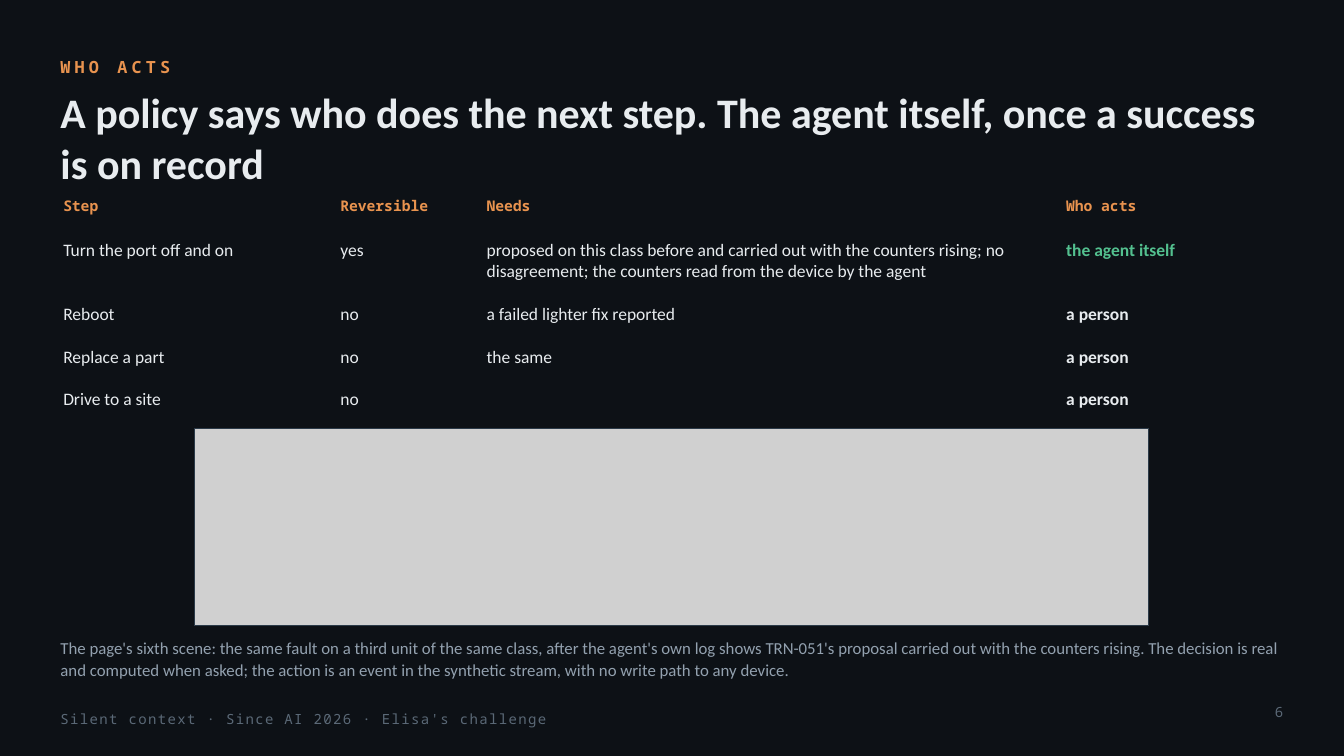
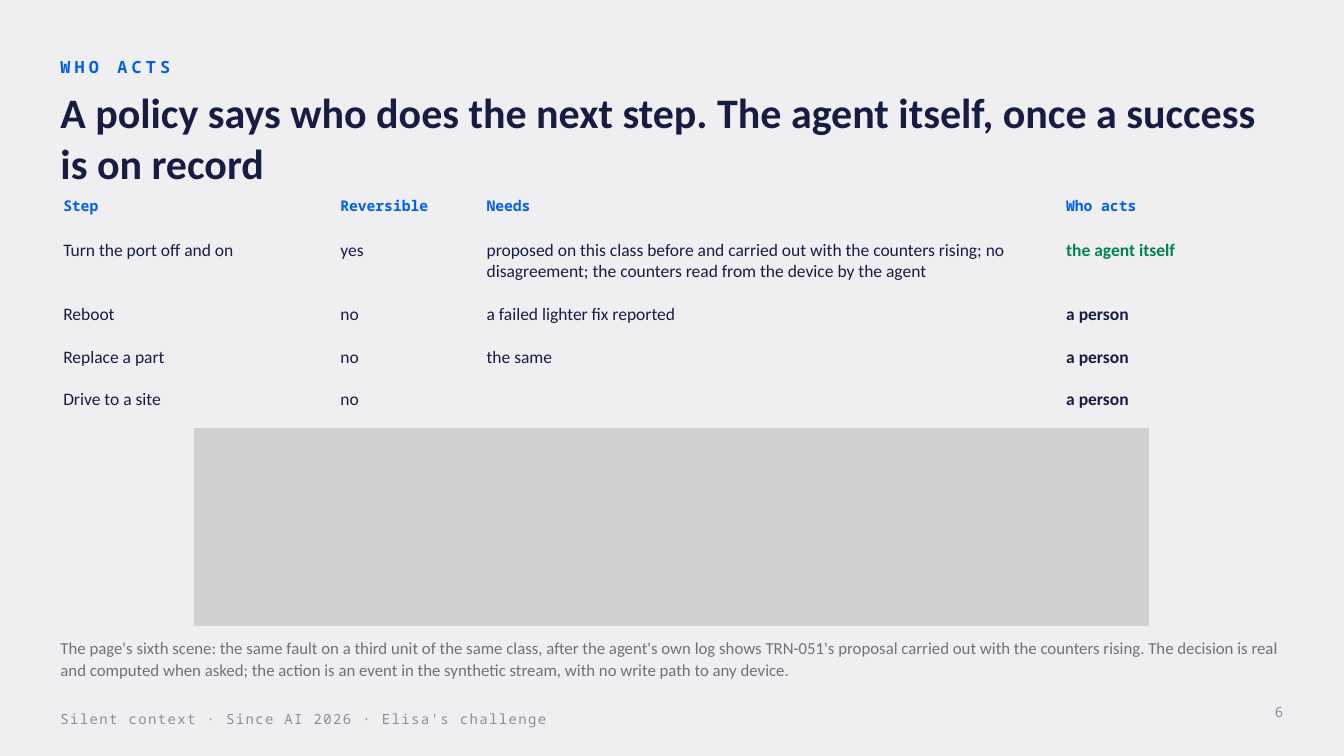
Before and after one commit to pkorrrhonen-cmd/silent-context, a slide deck: slide 6 of docs/slides/silent-context.pptx. Drawn at 1344x756 pixels with LibreOffice and Linux fonts; fonts in the diff are those of the drawing; grey boxes stand for pictures. Boxes give left, top, right and bottom in pixels: in the first picture for what was removed or moved away, otherwise in the second. Text is boxed around its words. In the diff, an @@ line names an element or a change of style, - is before the commit and + after.

```diff
--- a/docs/slides/silent-context.pptx
+++ b/docs/slides/silent-context.pptx
@@ background #0D1116 to #EFEFF1 @@
@@ text colour #E8934F to #005FED in 5 elements at (x1=60, y1=61, x2=170, y2=73), (x1=63, y1=200, x2=98, y2=215), (x1=340, y1=199, x2=428, y2=211), (x1=487, y1=199, x2=531, y2=211), (x1=1066, y1=199, x2=1136, y2=211) @@
@@ text "the agent itself" at (x1=1066, y1=243, x2=1175, y2=259): text colour #53C08F to #008253 @@
@@ text colour #E8ECEF to #171C43 in 15 elements at (x1=60, y1=98, x2=1255, y2=180), (x1=63, y1=244, x2=233, y2=259), (x1=340, y1=247, x2=363, y2=259), (x1=487, y1=244, x2=1004, y2=280), (x1=63, y1=308, x2=114, y2=320), (x1=340, y1=311, x2=358, y2=320), (x1=487, y1=308, x2=675, y2=323), (x1=1066, y1=311, x2=1129, y2=323), (x1=63, y1=351, x2=164, y2=366), (x1=340, y1=354, x2=358, y2=363), (x1=487, y1=351, x2=552, y2=363), (x1=1066, y1=354, x2=1129, y2=366), (x1=63, y1=393, x2=161, y2=405), (x1=340, y1=396, x2=358, y2=405), (x1=1066, y1=396, x2=1129, y2=408) @@
@@ rectangle at (x1=195, y1=429, x2=1148, y2=626): outline #2B3A48 0.75 pt to #D2D2D6 0.75 pt @@
@@ text "The page's sixth scene: the ..." at (x1=60, y1=642, x2=1278, y2=679): text colour #93A1AF to #70707A @@
@@ text "Silent context · Since AI ..." at (x1=60, y1=713, x2=546, y2=727): text colour #5B6977 to #8D8D95 @@
@@ page number at (x1=1275, y1=707, x2=1283, y2=717): text colour #5B6977 to #8D8D95 @@
```
Also in this commit, not shown: 11 other slides changed, 17 other files.
